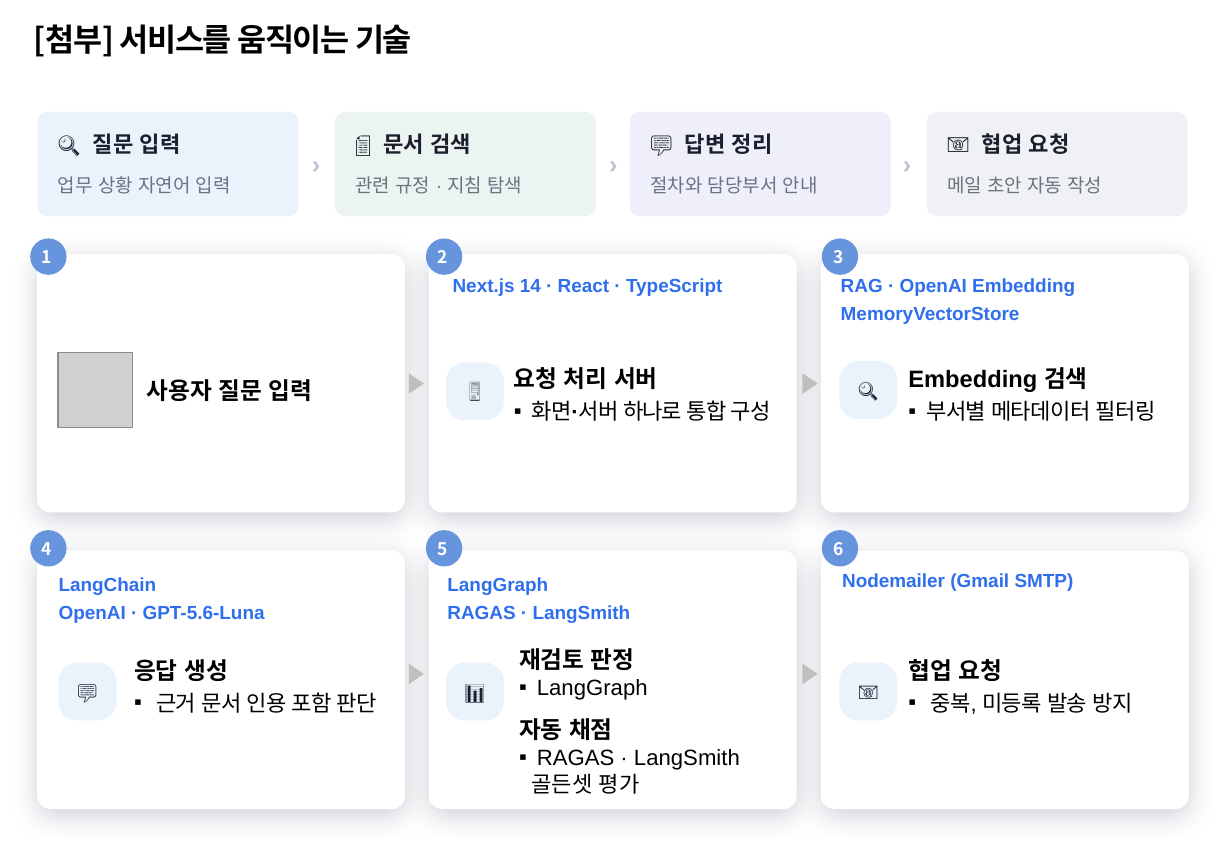
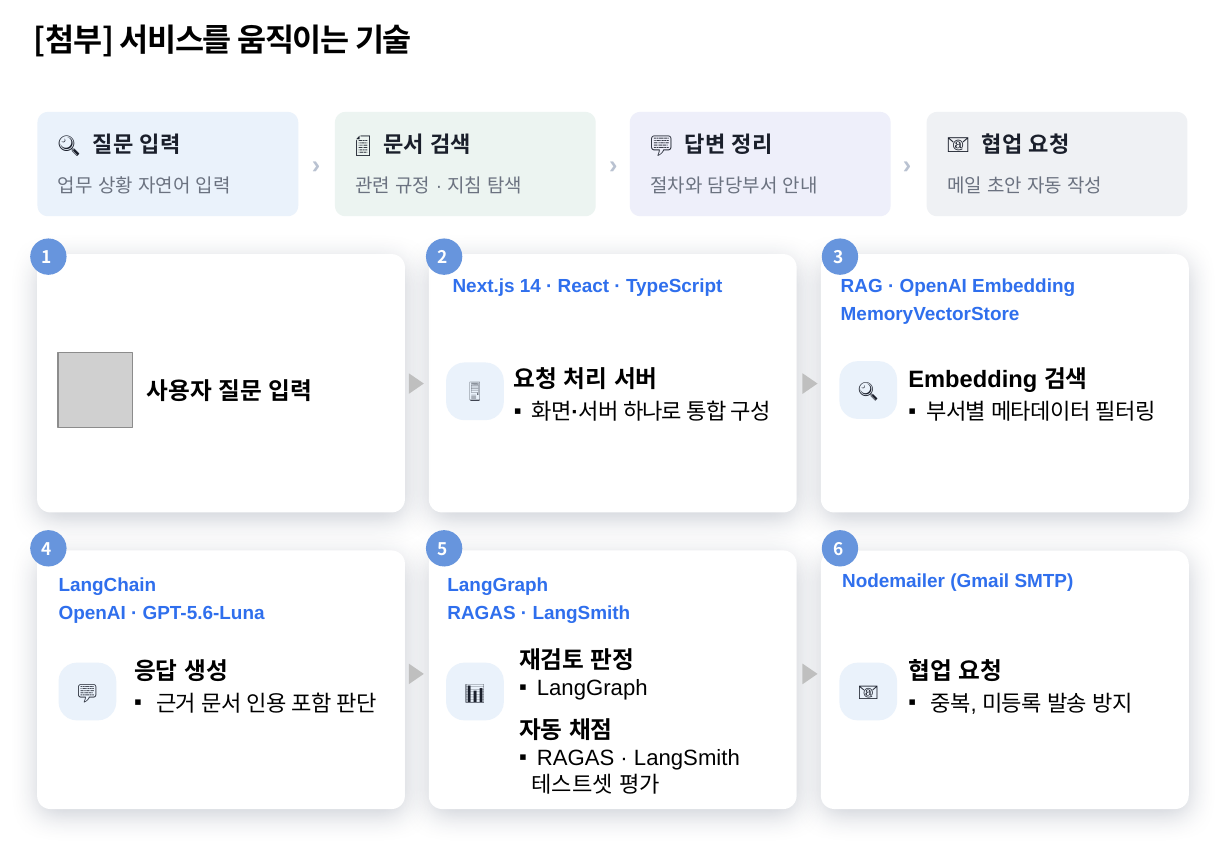
Before and after one commit to temmi81-hue/department-ragas, a slide deck: slide 8 of presentation/submission/26년 포스코퓨처엠 AI활용전문가 과정_사무계_송다혜.pptx. Drawn at 1232x853 pixels with LibreOffice and Linux fonts; fonts in the diff are those of the drawing; grey boxes stand for pictures; background and template pictures are left out. Boxes give left, top, right and bottom in pixels: in the first picture for what was removed or moved away, otherwise in the second. Text is boxed around its words. In the diff, an @@ line names an element or a change of style, - is before the commit and + after.

```diff
--- a/presentation/submission/26년 포스코퓨처엠 AI활용전문가 과정_사무계_송다혜.pptx
+++ b/presentation/submission/26년 포스코퓨처엠 AI활용전문가 과정_사무계_송다혜.pptx
@@ text at [531, 773, 660, 794]: text changed @@
-골든셋 평가
+테스트셋 평가
```
Also in this commit, not shown: 3 other slides changed, 4 other files.
